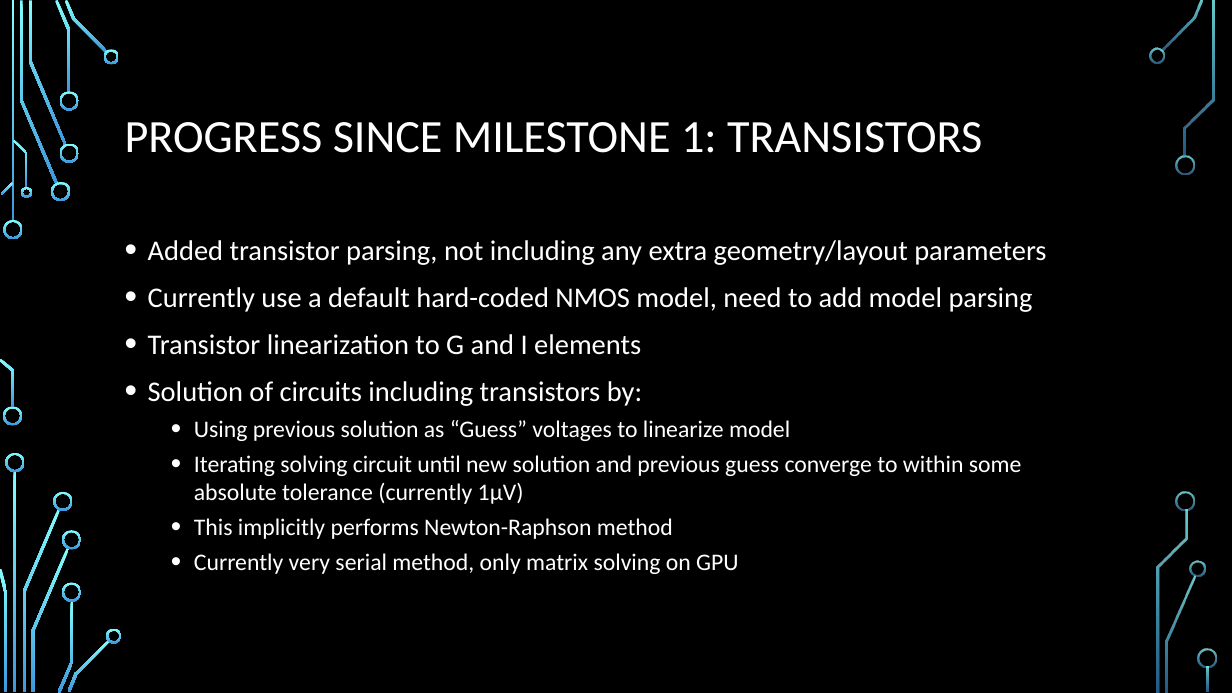
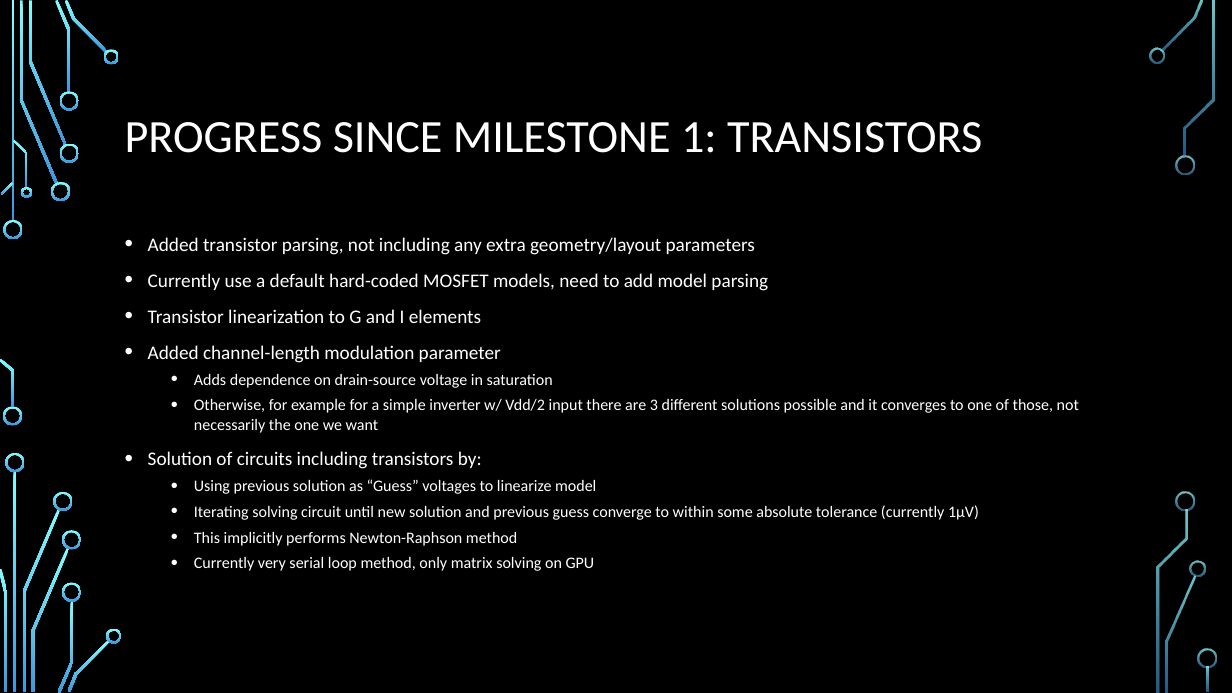
Before and after one commit to risia/CUDA-SPICE-Circuit-Sim, a slide deck: slide 4 of Milestones/Milestone2Presentation.pptx (slide 2 before the commit). Drawn at 1232x693 pixels with LibreOffice and Linux fonts; fonts in the diff are those of the drawing; background and template pictures are left out. Boxes give left, top, right and bottom in pixels: in the first picture for what was removed or moved away, otherwise in the second. Text is boxed around its words. In the diff, an @@ line names an element or a change of style, - is before the commit and + after.

```diff
--- a/Milestones/Milestone2Presentation.pptx
+++ b/Milestones/Milestone2Presentation.pptx
@@ text at (148,237,979,546): size 22.2 to 15 pt in "Added transistor parsing, not including any extra ...", "Transistor linearization to G and I elements", "Solution of circuits including transistors by:"; size 18.5 to 12.5 pt in "Using previous solution as “Guess” voltages to ...", "Iterating solving circuit until new solution and ...", "This implicitly performs Newton-Raphson method" @@
@@ text at (148,273,768,291): text changed; size 22.2 to 15 pt @@
-• Currently use a default hard-coded NMOS model, need to add model parsing
+• Currently use a default hard-coded MOSFET models, need to add model parsing
@@ text at (148,345,1079,433): paragraphs added @@
+• Added channel-length modulation parameter
+  • Adds dependence on drain-source voltage in saturation
+  • Otherwise, for example for a simple inverter w/ Vdd/2 input there are 3 different solutions possible and it converges to one of those, not necessarily the one we want
@@ text at (194,557,595,571): text changed; size 18.5 to 12.5 pt @@
-  • Currently very serial method, only matrix solving on GPU
+  • Currently very serial loop method, only matrix solving on GPU
```
Also in this commit, not shown: 3 other slides changed, 3 other files.
